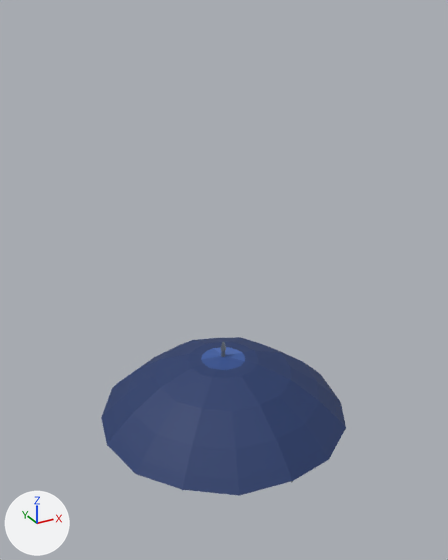
An edit to the Blender file assets/items.blend, drawn before and after from the same camera.
The view is the same before and after, from a camera (50 mm lens) standing at (-0.598, -1.09, 1.056) and looking at (0.007, 0.009, 0.507). Every picture has the same lights, and +X, +Y and +Z are marked at lower left. The picture after the commit comes second.

The older version as bpy lines, for what is in view:
```python
me_itm09_umbrellaopen = bpy.data.meshes.new('ITM09_UmbrellaOpen')
me_itm09_umbrellaopen.from_pydata(...)  # 901 vertices, 939 faces; spans x -0.291..0.291, y -0.291..0.291, z -0.057..0.356
# faces by material slot: [199, 35, 20, 25, 96, 564]
me_itm09_umbrellaopen.materials.append(mat_itm_umbgrip)  # dark grey #2c313a
me_itm09_umbrellaopen.materials.append(mat_itm_umbbase)  # blue #2f4e8f
me_itm09_umbrellaopen.materials.append(mat_itm_umblit)  # blue #4a6bb3
me_itm09_umbrellaopen.materials.append(mat_itm_umbmid)  # blue #3b5da3
me_itm09_umbrellaopen.materials.append(mat_itm_umbdeep)  # dark blue #243a6b
me_itm09_umbrellaopen.materials.append(mat_itm_umbmetal)  # greyish blue #727c88
ob_itm09_umbrellaopen = bpy.data.objects.new('ITM09_UmbrellaOpen', me_itm09_umbrellaopen)
ob_itm09_umbrellaopen.location = (0.0, 0.0, 0.0)
```
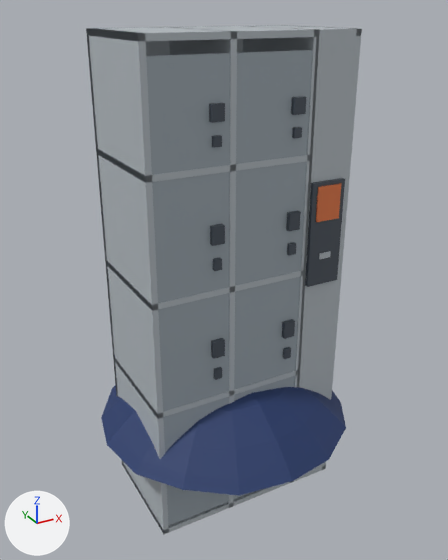
The change in detail:
Material 'FURN_LockerTrim' (mat_furn_lockertrim) is new.
Its base color is (0.0685, 0.0844, 0.107) (greyish blue #4a525c).
Its roughness is 0.4.
Material 'FURN_LockerDoor' (mat_furn_lockerdoor) is new.
Its base color is (0.347, 0.402, 0.445) (grey #9faab2).
Its roughness is 0.44.
Material 'FURN_LockerBody' (mat_furn_lockerbody) is new.
Its base color is (0.479, 0.527, 0.565) (light grey #b8c0c6).
Its roughness is 0.46.
Material 'FURN_LockerLamp' (mat_furn_lockerlamp) is new.
Its base color is (0.791, 0.195, 0.0595) (orange #e67a45).
Its roughness is 0.4.
Mesh me_furn_locker__door07 is new.
It consists of a box spanning x 0.0..0.157, y -0.006..0.006, z -0.094..0.094, material slot 0; a box spanning x 0.116..0.141, y -0.016..-0.005, z -0.015..0.015, material slot 1; a box spanning x 0.121..0.137, y -0.014..-0.005, z -0.058..-0.039, material slot 1.
It uses material mat_furn_lockerdoor (grey #9faab2).
It uses material mat_furn_lockertrim (greyish blue #4a525c).
Mesh me_furn_locker__door05 is new.
It consists of a box spanning x 0.0..0.157, y -0.006..0.006, z -0.114..0.114, material slot 0; a box spanning x 0.116..0.141, y -0.016..-0.005, z -0.018..0.018, material slot 1; a box spanning x 0.121..0.137, y -0.014..-0.005, z -0.071..-0.048, material slot 1.
It uses material mat_furn_lockerdoor (grey #9faab2).
It uses material mat_furn_lockertrim (greyish blue #4a525c).
Mesh me_furn_locker__door01 is new.
It consists of a box spanning x 0.0..0.157, y -0.006..0.006, z -0.144..0.144, material slot 0; a box spanning x 0.116..0.141, y -0.016..-0.005, z -0.023..0.023, material slot 1; a box spanning x 0.121..0.137, y -0.014..-0.005, z -0.089..-0.06, material slot 1.
It uses material mat_furn_lockerdoor (grey #9faab2).
It uses material mat_furn_lockertrim (greyish blue #4a525c).
Mesh me_furn_locker__body is new.
It has 100 vertices, 84 faces and spans x -0.22..0.22, y -0.141..0.13, z 0.0..1.02.
Faces by material slot: [72, 6, 6].
It uses material mat_furn_lockerbody (light grey #b8c0c6).
It uses material mat_furn_lockertrim (greyish blue #4a525c).
It uses material mat_furn_lockerlamp (orange #e67a45).
Object 'FURN_Locker__Door07' (ob_furn_locker__door07) is new; it shows me_furn_locker__door07.
Its location is (-0.045, -0.123, 0.892).
Object 'FURN_Locker__Door06' (ob_furn_locker__door06) is new; it shows a copy of me_furn_locker__door07.
Its location is (-0.214, -0.123, 0.892).
Object 'FURN_Locker__Door05' (ob_furn_locker__door05) is new; it shows me_furn_locker__door05.
Its location is (-0.045, -0.123, 0.672).
Object 'FURN_Locker__Door04' (ob_furn_locker__door04) is new; it shows a copy of me_furn_locker__door05.
Its location is (-0.214, -0.123, 0.672).
Object 'FURN_Locker__Door03' (ob_furn_locker__door03) is new; it shows a copy of me_furn_locker__door05.
Its location is (-0.045, -0.123, 0.432).
Object 'FURN_Locker__Door02' (ob_furn_locker__door02) is new; it shows a copy of me_furn_locker__door05.
Its location is (-0.214, -0.123, 0.432).
Object 'FURN_Locker__Door01' (ob_furn_locker__door01) is new; it shows me_furn_locker__door01.
Its location is (-0.045, -0.123, 0.162).
Object 'FURN_Locker__Door00' (ob_furn_locker__door00) is new; it shows a copy of me_furn_locker__door01.
Its location is (-0.214, -0.123, 0.162).
Object 'FURN_Locker__Body' (ob_furn_locker__body) is new; it shows me_furn_locker__body.
Its location is (0.0, 0.0, 0.0).

Pixel boxes (x1, y1, x2, y2) of what changed, in the pictures (448 x 560 px):
'FURN_Locker__Body', added
    after: (86, 25, 362, 534)
'FURN_Locker__Door06', added
    after: (146, 53, 230, 175)
'FURN_Locker__Door04', added
    after: (152, 172, 230, 303)
'FURN_Locker__Door07', added
    after: (236, 50, 313, 164)
'FURN_Locker__Door05', added
    after: (235, 161, 307, 286)
'FURN_Locker__Door02', added
    after: (158, 293, 229, 412)
'FURN_Locker__Door03', added
    after: (234, 276, 301, 390)
'FURN_Locker__Door00', added
    after: (163, 397, 229, 526)
'FURN_Locker__Door01', added (mostly hidden)
    after: (233, 376, 295, 500)
